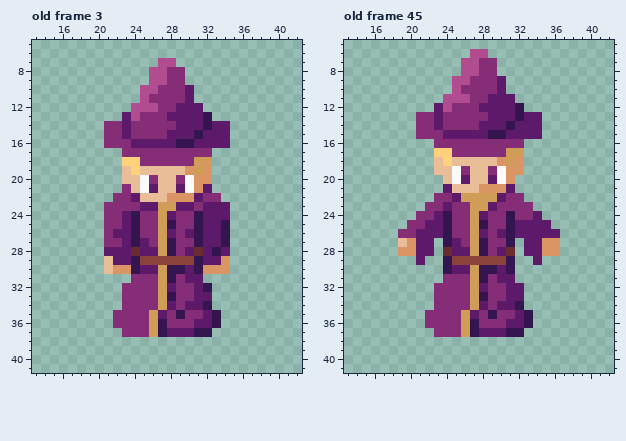
Two states of a pixel-art file, Player/charact2r.ase. This is how it looked before the edit.
56x46 pixels, 57 frames. Colours within 5 levels of each other are drawn and written as one. Shown: old frame 3: x 13..42, y 5..41; old frame 45: x 13..42, y 5..41. The commit also changed other frames, which this record leaves out.
After:
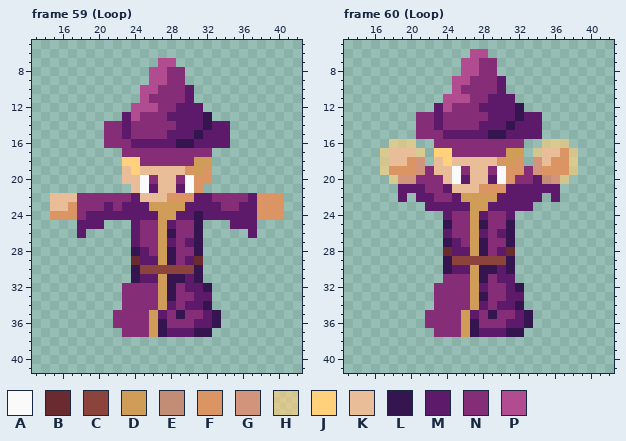
Palette (. is transparent): A #fafafa  B #692a30  C #8b433b  D #cf9d58  E #c38d75  F #db9464  G #d2947a  H #ffd17ba0  J #ffd17b  K #e9bd98  L #351550  M #5d1a6b  N #862d78  P #b24c90
A new or re-ordered frame is compared with the old frame closest to it.
Changes in this commit:
frames 57 -> 64
Changed rows in their new state; - is an unchanged pixel.
Frame 59 (Loop) is new; against old frame 3, layers "modifications", "Base":
first column x 15:
21 --------.--------.--------
22 KKKNNNN----------M-NNNMFFF
23 KKFNNNM-MM-D--D-M--NNMMFFF
24 FFFNMMMM-MMM-DMM----MMMFFF
25 ---MMM...M---M---...MMM---
26 ---M--...M---L-N-...--M---
27 ------...MN--M-M-...------
28 ------...L-N---NL...------
29 ------...BMMDLNMB...------
30 ------...-CCCCCC-...------
31 ---------LMM--L-L---------
32 -------------L-M----------
Frame 60 (Loop) is new; against old frame 45, layers "blur", "modifications", "Base":
first column x 17:
16 -HHH--------------HHH-
17 HKKKH------------HKKFH
18 HKKFG------------GKFFH
19 HFFFGN----------NGFFFH
20 -HGGNNN--------NNMEGH-
21 --MMMNN--------MMMMM--
22 --M-MM--------MMMM-M--
23 -----MM-MM---MMMM-----
24 ----...M------M...----
25 ---....--------....---
26 --.....M-------.....--
27 --....----------....--
28 --....----------....--
29 ----.------------.----
32 ---------------L------
Changed places in both pictures, as pixel boxes (x1, y1, x2, y2):
changed: (50, 184, 284, 292)
changed: (380, 139, 578, 292)
